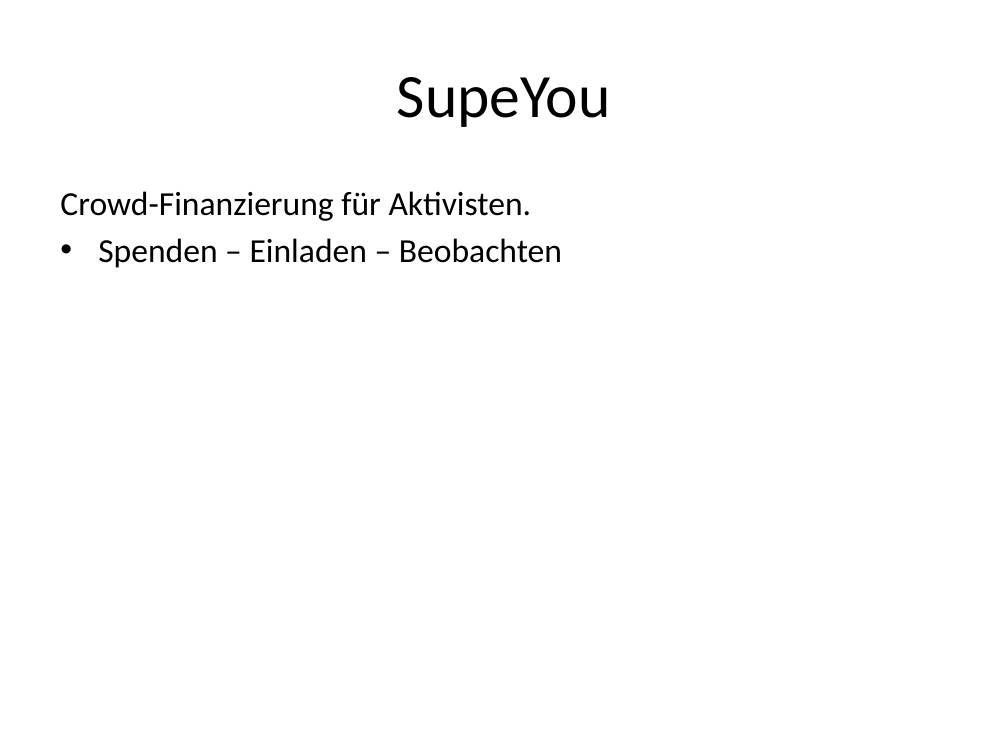
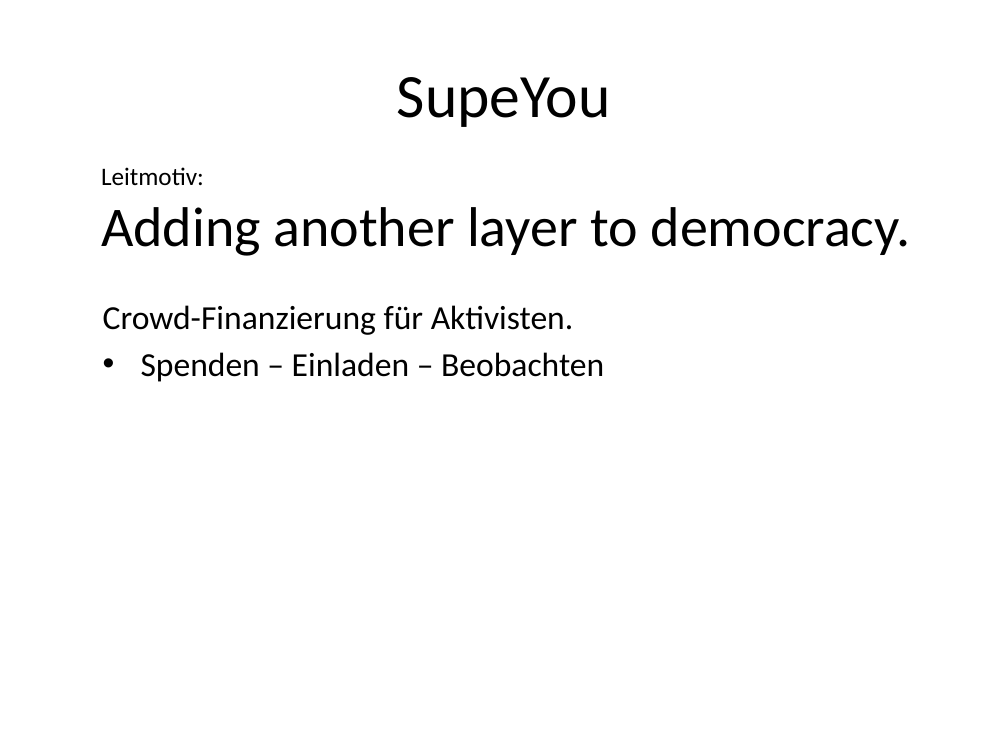
Before and after one commit to MoritzTheile/com.supeyou, a slide deck: slide 2 of com.supeyou.project/doc/SupeYou.pptx. Drawn at 1008x756 pixels with LibreOffice and Linux fonts; fonts in the diff are those of the drawing. Boxes give left, top, right and bottom in pixels: in the first picture for what was removed or moved away, otherwise in the second. Text is boxed around its words. In the diff, an @@ line names an element or a change of style, - is before the commit and + after.

```diff
--- a/com.supeyou.project/doc/SupeYou.pptx
+++ b/com.supeyou.project/doc/SupeYou.pptx
@@ text added at (x1=101, y1=167, x2=911, y2=256), 40 pt, text #000000 @@
+Leitmotiv:
+Adding another layer to democracy.
@@ text "Crowd-Finanzierung für Aktivisten." moved from (x1=60, y1=191, x2=562, y2=268) to (x1=103, y1=305, x2=604, y2=382) @@
```
Also in this commit, not shown: 1 other slide changed, 8 other files.
